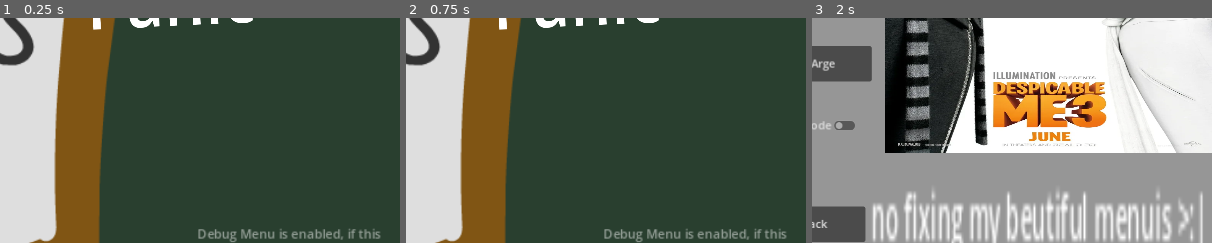
Above: before the commit, frames 1-3 (left to right).
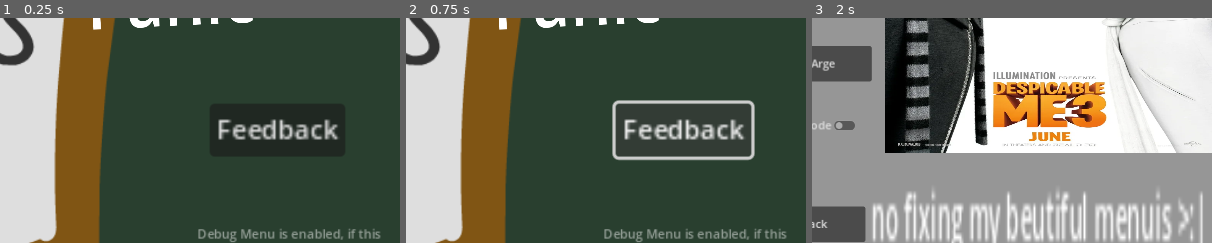
Above: after the commit, the same moments.

Repository: CoolCoderMan281/Rock-Paper-Panic
Game: Godot game, scene res://Scenes/mainmenu.tscn
Same seed, same stepped clock (60 frames per second), same inputs: the game is played once before the commit and once after it.
Inputs (mouse positions are % of the whole screen's width and height, from its top left):
- Up to frame 1 (0.25 s): no input
- Up to frame 2 (0.75 s): click (85, 69) at 0.5 s, where only the run after the commit has a clickable "Feedback"
- Up to frame 3 (2 s): click "Play" at 1.25 s
The pictures show only the part of the screen within x 50-100%, y 44-94%; the shares and areas given below are measured in that part.

The runs differ from the first frame. In frame 1, 1.6% of the frame differs, in the area x 54-85%, y 44-55%; in frame 2, 3.8%, in the area x 51-88%, y 36-64%; in frame 3, nothing differs.

Commit message:
Web build fix not closing the browser tab

Diff:
--- a/Code/Globals.gd
+++ b/Code/Globals.gd
@@ -6,5 +6,13 @@
 var debug_enabled: bool = true
 var debug_stoptime: bool = false
 var debug_autoplay: bool = false
+var feedback_welcome: bool = true
+var feedback_url: String = "https://example.com"
 var resource_path: String = "res://Assets/Default/"
 var default_resource_path: String = resource_path
+
+func quit():
+	if OS.get_name() == "Web":
+		if OS.has_feature("JavaScript"):
+			JavaScriptBridge.eval("window.close()")
+	get_tree().quit()
--- a/Code/MainMenu.gd
+++ b/Code/MainMenu.gd
@@ -18,6 +18,7 @@
 	if Globals.debug_enabled:
 		print("Debug Mode is Enabled!")
 		%DebugNotice.visible = true
+	%Feedback.visible = Globals.feedback_welcome
 	var required_assets = [
 		"res://Assets/Important/DifficultySelect.webp",
 		"res://Assets/Important/OhYea.webp",
@@ -43,7 +44,7 @@
 
 
 func _on_quit_pressed():
-	get_tree().quit()
+	Globals.quit()
 
 
 func _on_back_pressed():
@@ -92,3 +93,7 @@
 
 func _on_play_mouse_entered():
 	%Play.modulate = Color(1, 1, 1, 0.5)
+
+
+func _on_feedback_pressed() -> void:
+	OS.shell_open(Globals.feedback_url)
--- a/Code/Options.gd
+++ b/Code/Options.gd
@@ -7,7 +7,7 @@
 
 
 func _on_quit_pressed():
-	get_tree().quit()
+	Globals.quit()
 
 
 func _on_mainmenu_pressed():
--- a/Code/Player.gd
+++ b/Code/Player.gd
@@ -59,4 +59,4 @@
 
 
 func _on_quit_pressed():
-	get_tree().quit()
+	Globals.quit()
--- a/Scenes/mainmenu.tscn
+++ b/Scenes/mainmenu.tscn
@@ -109,6 +109,15 @@
 text = "Debug Menu is enabled, if this
 is a mistake you need to rebuild."
 
+[node name="Feedback" type="Button" parent="ActualMainMenu"]
+unique_name_in_owner = true
+offset_left = 878.0
+offset_top = 410.0
+offset_right = 960.0
+offset_bottom = 441.0
+scale = Vector2(2.38042, 2.38042)
+text = "Feedback"
+
 [node name="Title" type="RichTextLabel" parent="."]
 offset_left = 510.0
 offset_top = 45.0
@@ -222,6 +231,7 @@
 [connection signal="mouse_entered" from="ActualMainMenu/UI/Quit" to="." method="_on_quit_mouse_entered"]
 [connection signal="mouse_exited" from="ActualMainMenu/UI/Quit" to="." method="_on_quit_mouse_exited"]
 [connection signal="pressed" from="ActualMainMenu/UI/Quit" to="." method="_on_quit_pressed"]
+[connection signal="pressed" from="ActualMainMenu/Feedback" to="." method="_on_feedback_pressed"]
 [connection signal="value_changed" from="Settings/Volume" to="." method="_on_volume_value_changed"]
 [connection signal="pressed" from="Settings/Windowed" to="." method="_on_windowed_pressed"]
 [connection signal="pressed" from="Settings/Fullscreen" to="." method="_on_fullscreen_pressed"]
Not shown, changed: export_presets.cfg
